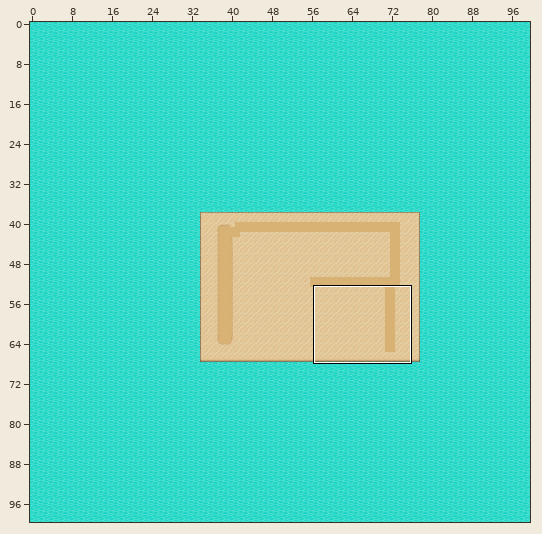
A Tiled map (JSON) gets an edit: assets/maps/map.json. The first picture is a wide view before the edit; the outline marks the close-up.
Close-up. The starting point:
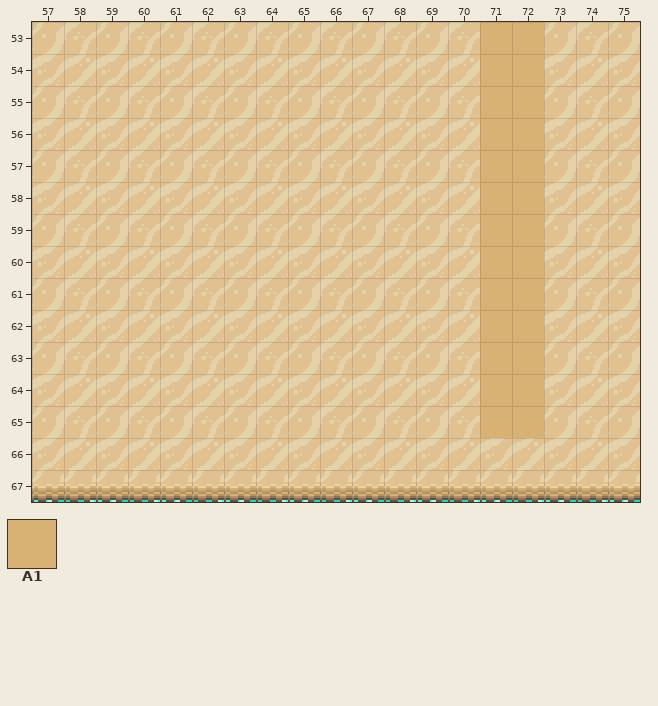
Cells are 16x16 px. Shown: x 57..75, y 53..67. The commit also changed other parts of the map, which this record leaves out.
Key: from "beach_tiles": A1 436.
__ is an empty cell.
Layers that did not change in this view are not listed.
Layer "Paths Layer" before, first column x 57:
53 __ __ __ __ __ __ __ __ __ __ __ __ __ __ A1 A1 __ __ __
54 __ __ __ __ __ __ __ __ __ __ __ __ __ __ A1 A1 __ __ __
55 __ __ __ __ __ __ __ __ __ __ __ __ __ __ A1 A1 __ __ __
56 __ __ __ __ __ __ __ __ __ __ __ __ __ __ A1 A1 __ __ __
57 __ __ __ __ __ __ __ __ __ __ __ __ __ __ A1 A1 __ __ __
58 __ __ __ __ __ __ __ __ __ __ __ __ __ __ A1 A1 __ __ __
59 __ __ __ __ __ __ __ __ __ __ __ __ __ __ A1 A1 __ __ __
60 __ __ __ __ __ __ __ __ __ __ __ __ __ __ A1 A1 __ __ __
61 __ __ __ __ __ __ __ __ __ __ __ __ __ __ A1 A1 __ __ __
62 __ __ __ __ __ __ __ __ __ __ __ __ __ __ A1 A1 __ __ __
63 __ __ __ __ __ __ __ __ __ __ __ __ __ __ A1 A1 __ __ __
64 __ __ __ __ __ __ __ __ __ __ __ __ __ __ A1 A1 __ __ __
65 __ __ __ __ __ __ __ __ __ __ __ __ __ __ A1 A1 __ __ __
66 __ __ __ __ __ __ __ __ __ __ __ __ __ __ __ __ __ __ __
67 __ __ __ __ __ __ __ __ __ __ __ __ __ __ __ __ __ __ __
Once edited:
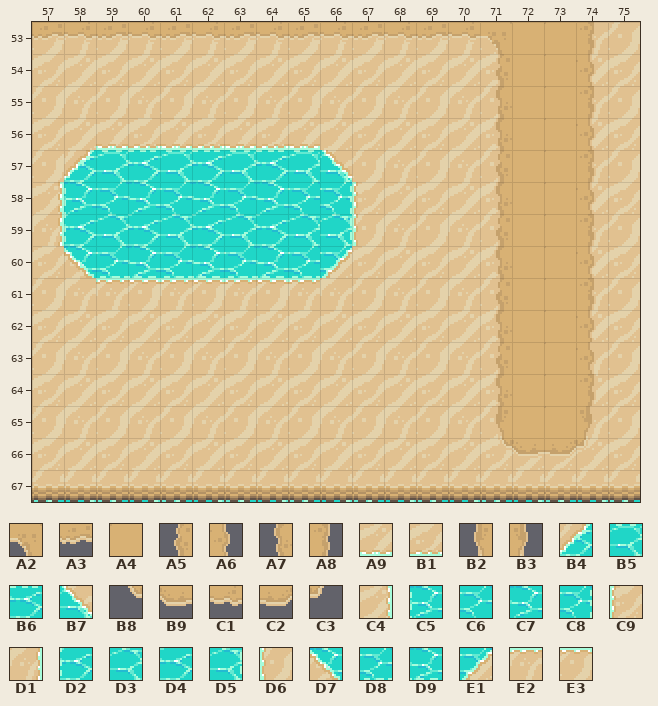
Further tiles: from "beach_tiles": A2 76, A3 234, A4 395, A5 434, A6 439, A7 474, A8 479, A9 490, B1 491, B2 514, B3 519, B4 529, B5 530, B6 531, B7 532, B8 554, B9 555, C1 557, C2 558, C3 559, C4 568, C5 569, C6 570, C7 571, C8 572, C9 573, D1 608, D2 609, D3 610, D4 611, D5 612, D6 613, D7 649, D8 650, D9 651, E1 652, E2 690, E3 691.
What changed:
Layer "Paths Layer":
The edit turns tile A1 into tile A2 in row 53 at x 71.
There is now tile A3 in row 53 at x 57, 59, 61, 63, 65, 67 and 69.
There is now tile A4 in rows 53 to 65 at x 73.
The edit turns tile A1 into tile A5 in row 54 at x 71; in row 57 at x 71; in row 59 at x 71; in row 61 at x 71; in row 63 at x 71.
There is now tile A6 in row 54 at x 74; in row 56 at x 74; in row 58 at x 74; in row 60 at x 74; in rows 62 to 63 at x 74.
The edit turns tile A1 into tile A7 in rows 55 to 56 at x 71; in row 58 at x 71; in row 60 at x 71; in row 62 at x 71; in row 64 at x 71.
There is now tile A8 in row 53 at x 74; in row 55 at x 74; in row 57 at x 74; in row 59 at x 74; in row 61 at x 74; in row 64 at x 74.
There is now tile A9 in row 56 at x 59, 61, 63 and 65.
There is now tile B1 in row 56 at x 60, 62 and 64.
The edit turns tile A1 into tile B2 in row 65 at x 71.
There is now tile B3 in row 65 at x 74.
There is now tile B4 in row 57 at x 58.
There is now tile B5 in row 57 at x 59, 61, 63 and 65.
There is now tile B6 in row 57 at x 60, 62 and 64.
There is now tile B7 in row 57 at x 66.
There is now tile B8 in row 66 at x 71.
There is now tile B9 in row 66 at x 72.
There is now tile C1 in row 53 at x 58, 60, 62, 64, 66, 68 and 70.
There is now tile C2 in row 66 at x 73.
There is now tile C3 in row 66 at x 74.
There is now tile C4 in row 58 at x 57.
There is now tile C5 in row 58 at x 58.
There is now tile C6 in row 58 at x 59, 61, 63 and 65.
There is now tile C7 in row 58 at x 60, 62 and 64.
There is now tile C8 in row 58 at x 66.
There is now tile C9 in row 58 at x 67.
There is now tile D1 in row 59 at x 57.
There is now tile D2 in row 59 at x 58.
There is now tile D3 in row 59 at x 59, 61, 63 and 65.
There is now tile D4 in row 59 at x 60, 62 and 64.
There is now tile D5 in row 59 at x 66.
There is now tile D6 in row 59 at x 67.
There is now tile D7 in row 60 at x 58.
There is now tile D8 in row 60 at x 59, 61, 63 and 65.
There is now tile D9 in row 60 at x 60, 62 and 64.
There is now tile E1 in row 60 at x 66.
There is now tile E2 in row 61 at x 59, 61, 63 and 65.
There is now tile E3 in row 61 at x 60, 62 and 64.
